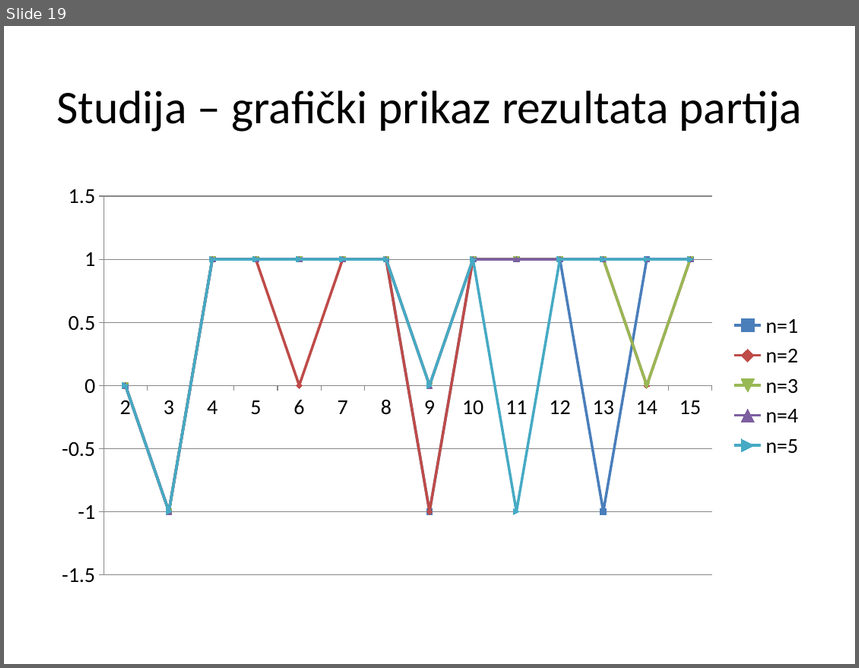
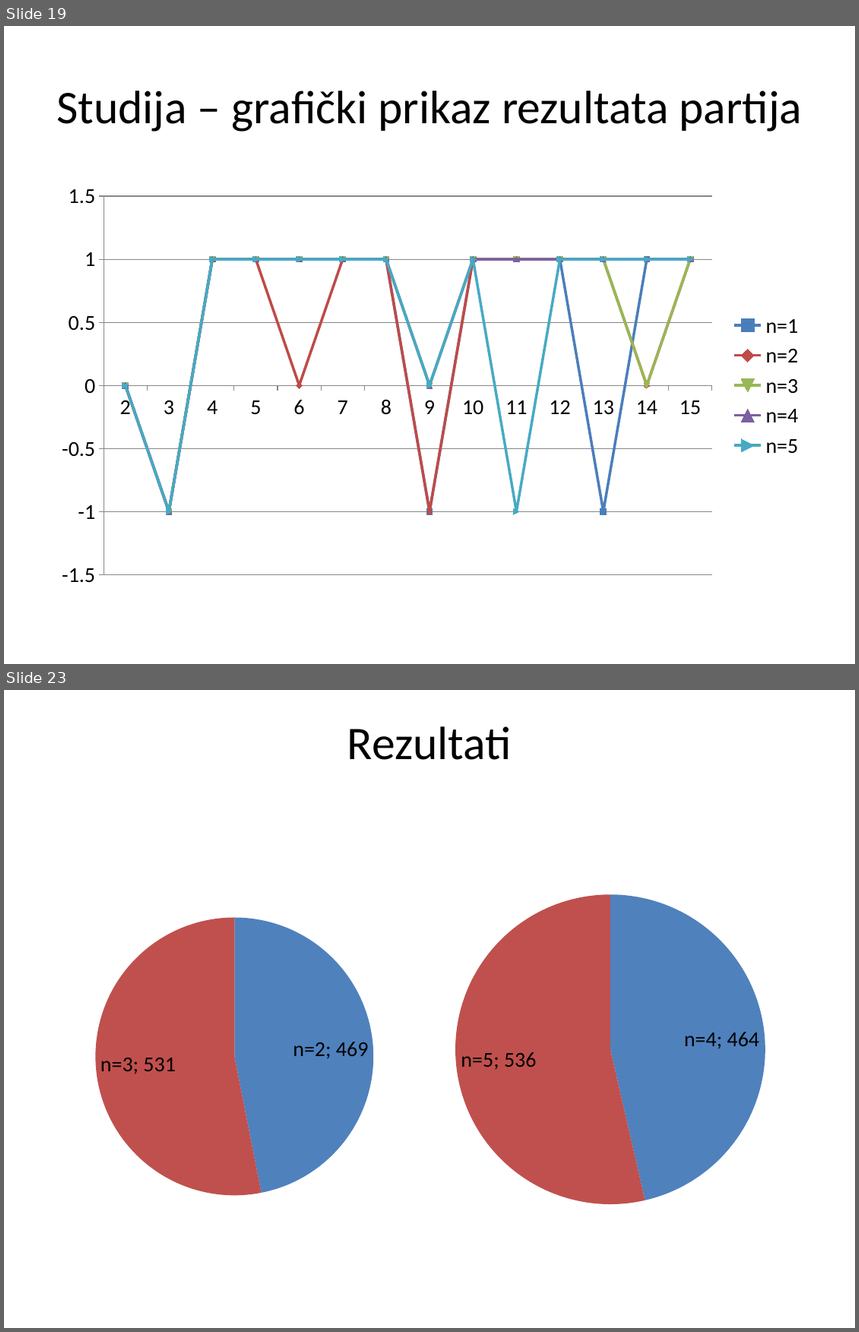
Before and after one commit to AndrejMiletic/SC2015-2016, a slide deck: AI in games.pptx. Shown one above the other, each under a label of ours: slide 19 before the commit, slides 19 and 23 after it; the slides between them are not shown. The pictures are 859x668 and 859x1332 pixels, drawn with LibreOffice and Linux fonts; fonts in the diff are those of the drawing. Boxes give left, top, right and bottom in pixels: in the first picture for what was removed or moved away, otherwise in the second. Text is boxed around its words. In the diff, an @@ line names an element or a change of style, - is before the commit and + after.

```diff
--- a/AI in games.pptx
+++ b/AI in games.pptx
@@ slide 23 added at (4, 690, 855, 1328), background #FFFFFF @@
@@ title added at (348, 726, 512, 760), 39.6 pt, text #000000 @@
+Rezultati
@@ pie chart added at (444, 846, 778, 1252) @@
+categories: n=4, n=5
+Series 1: 464, 536
@@ pie chart added at (47, 903, 394, 1260) @@
+categories: n=2, n=3
+Series 1: 469, 531
```
Also in this commit, not shown: 2 slides changed, 4 other slides added, 7 other files.
